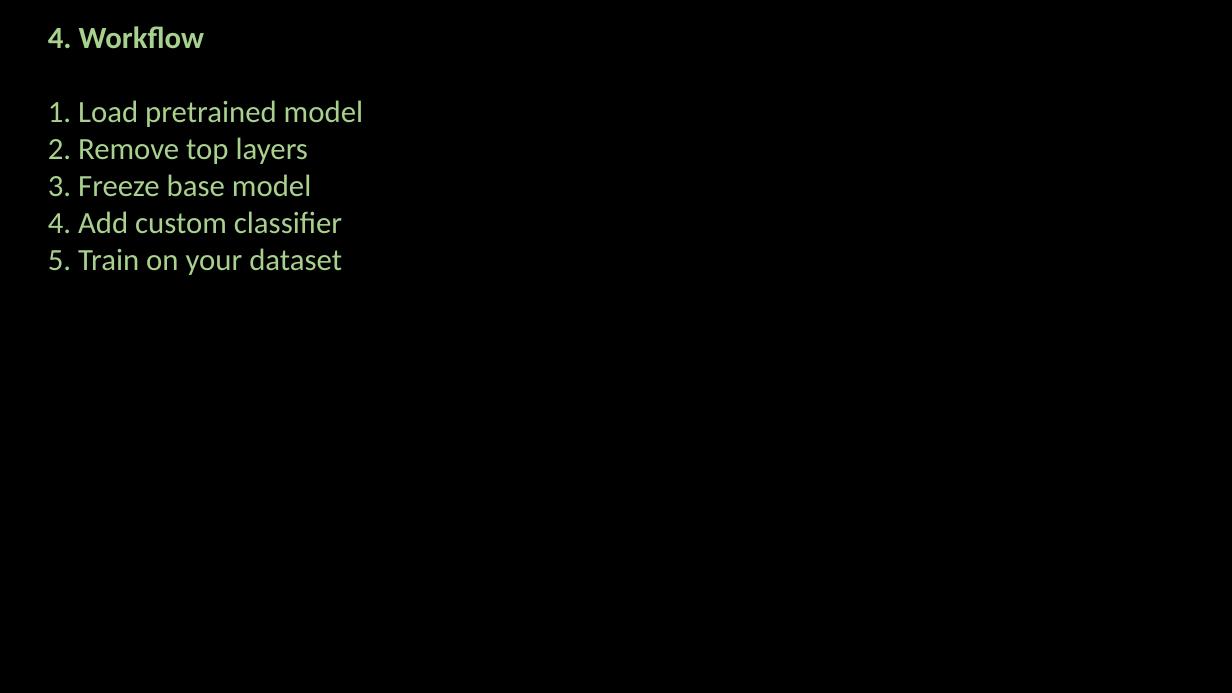
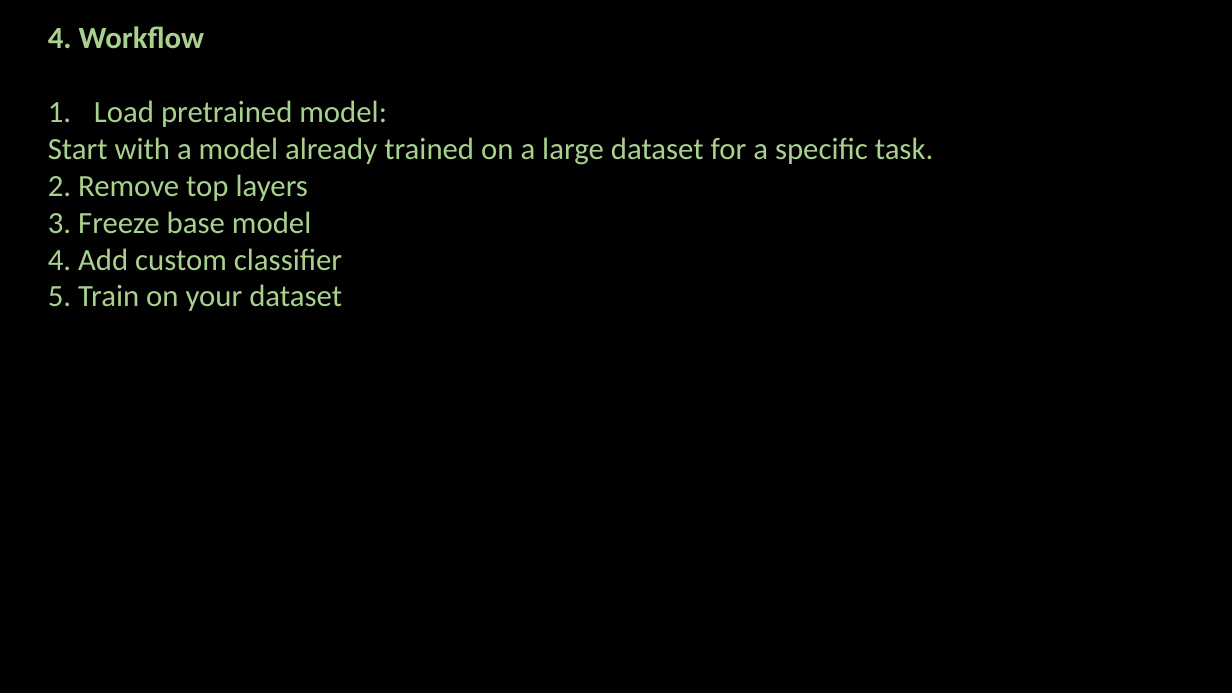
Before and after one commit to ash322ash422/youtube, a slide deck: slide 5 of deep_learning/2_CNN/4_transfer_learning/transfer_learning.pptx. Drawn at 1232x693 pixels with LibreOffice and Linux fonts; fonts in the diff are those of the drawing; background and template pictures are left out. Boxes give left, top, right and bottom in pixels: in the first picture for what was removed or moved away, otherwise in the second. Text is boxed around its words. In the diff, an @@ line names an element or a change of style, - is before the commit and + after.

```diff
--- a/deep_learning/2_CNN/4_transfer_learning/transfer_learning.pptx
+++ b/deep_learning/2_CNN/4_transfer_learning/transfer_learning.pptx
@@ text at bbox=[48, 100, 933, 165]: text changed @@
-1. Load pretrained model
+1. Load pretrained model:
+Start with a model already trained on a large dataset for a specific task.
```
Also in this commit, not shown: 2 other slides changed, 46 other files.
